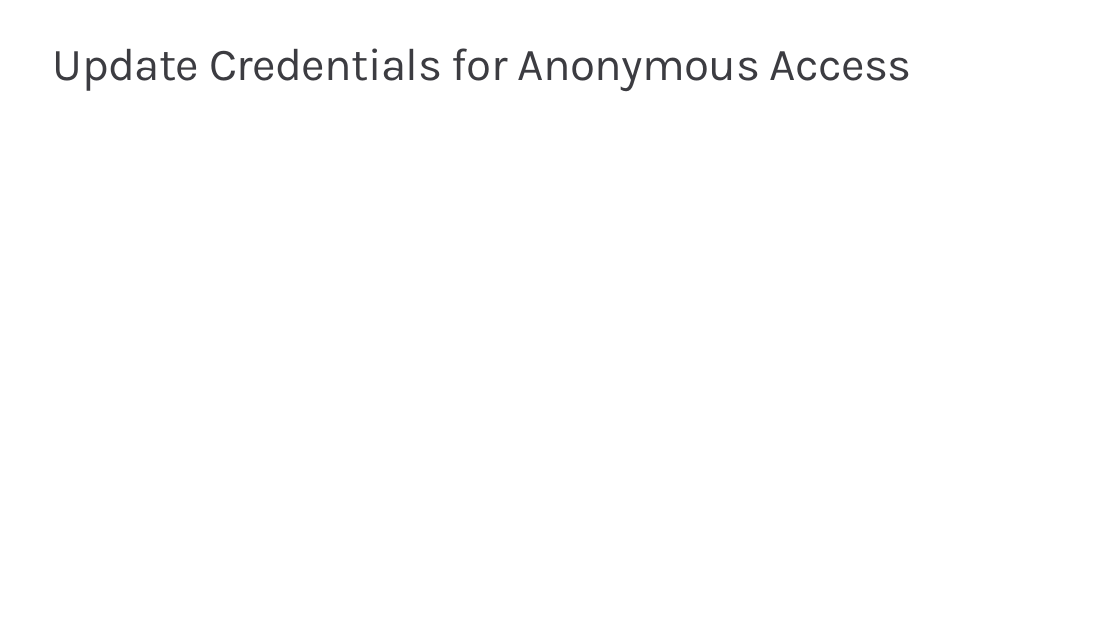
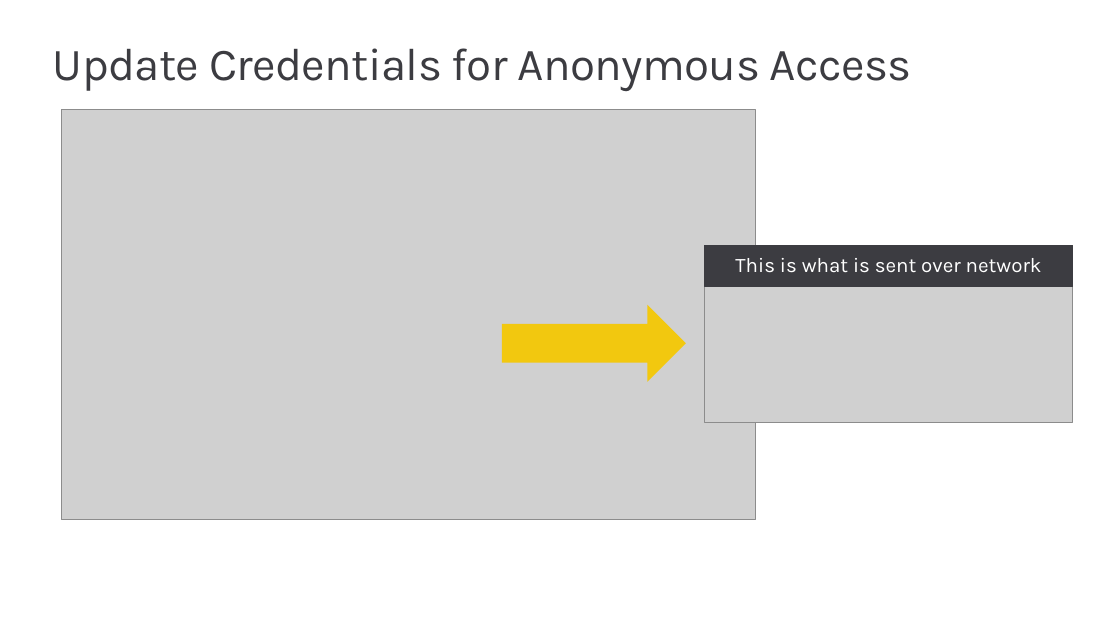
Before and after one commit to PowerBiDevCamp/Camp-Sessions, a slide deck: slide 25 of Session 02 - Writing PowerShell Script for Power BI.pptx (slide 31 before the commit). Drawn at 1120x630 pixels with LibreOffice and Linux fonts; fonts in the diff are those of the drawing; grey boxes stand for pictures; background and template pictures are left out. Boxes give left, top, right and bottom in pixels: in the first picture for what was removed or moved away, otherwise in the second. Text is boxed around its words. In the diff, an @@ line names an element or a change of style, - is before the commit and + after.

```diff
--- a/Session 02 - Writing PowerShell Script for Power BI.pptx
+++ b/Session 02 - Writing PowerShell Script for Power BI.pptx
@@ picture added at bbox=[62, 110, 755, 520] @@
@@ rectangle added at bbox=[705, 245, 1073, 287], fill #3C3C41, outline #3C3C41 0.75 pt, 18 pt, text #FFFFFF @@
+This is what is sent over network
@@ picture added at bbox=[705, 287, 1073, 422] @@
@@ right arrow added at bbox=[502, 305, 686, 382], fill #F2C80F @@
```
Also in this commit, not shown: 17 other slides changed, 22 slides added, 14 slides removed, 1 other file.
